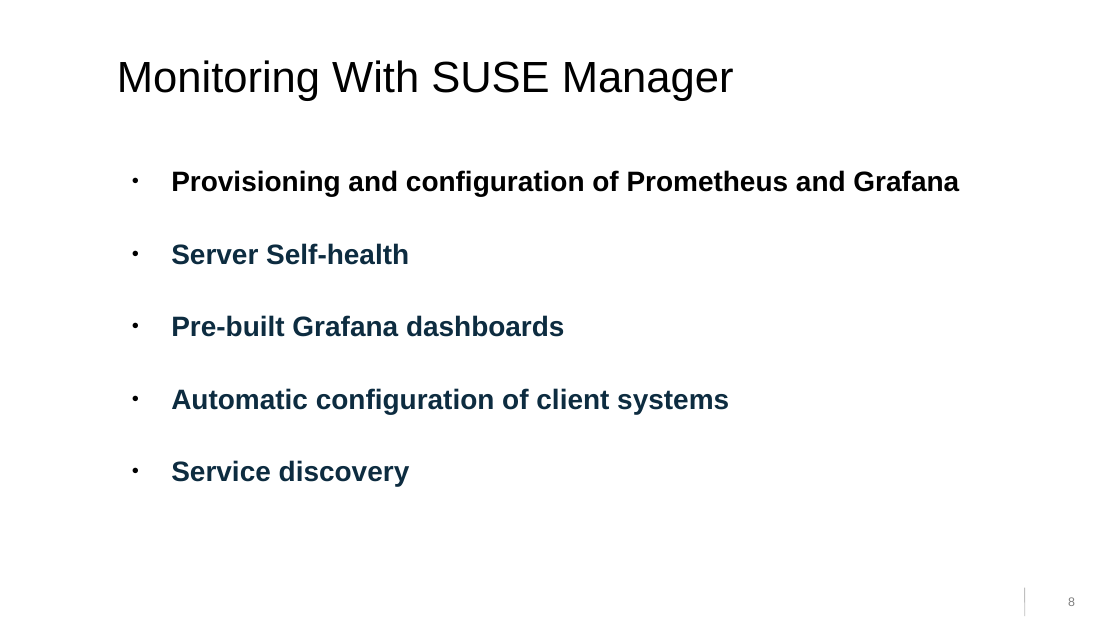
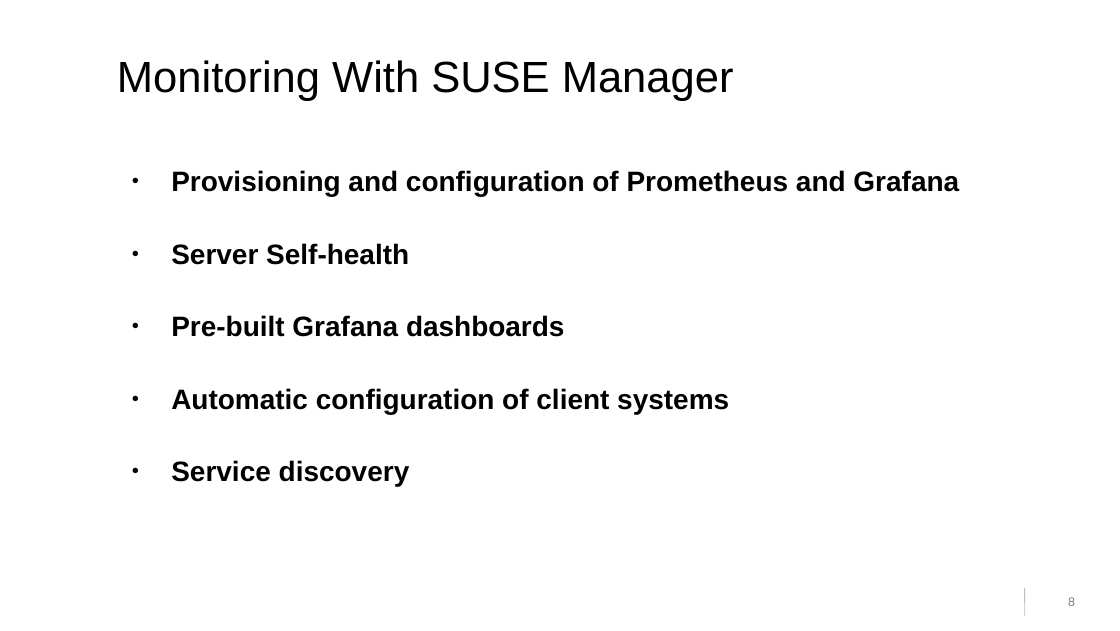
Before and after one commit to cbosdo/sumaform, a slide deck: slide 8 of lab/pdf/slides.odp. Drawn at 1120x631 pixels with LibreOffice and Linux fonts; fonts in the diff are those of the drawing; background and template pictures are left out. Boxes give left, top, right and bottom in pixels: in the first picture for what was removed or moved away, otherwise in the second. Text is boxed around its words. In the diff, an @@ line names an element or a change of style, - is before the commit and + after.

Commit message:
More slide fixes: colors

```diff
--- a/lab/pdf/slides.odp
+++ b/lab/pdf/slides.odp
@@ text at bbox=[171, 243, 729, 486]: text colour #0D2C40 to #000000 in "Server Self-health", "Pre-built Grafana dashboards", "Automatic configuration of client systems", "Service discovery" @@
```
Also in this commit, not shown: 2 other slides changed.
